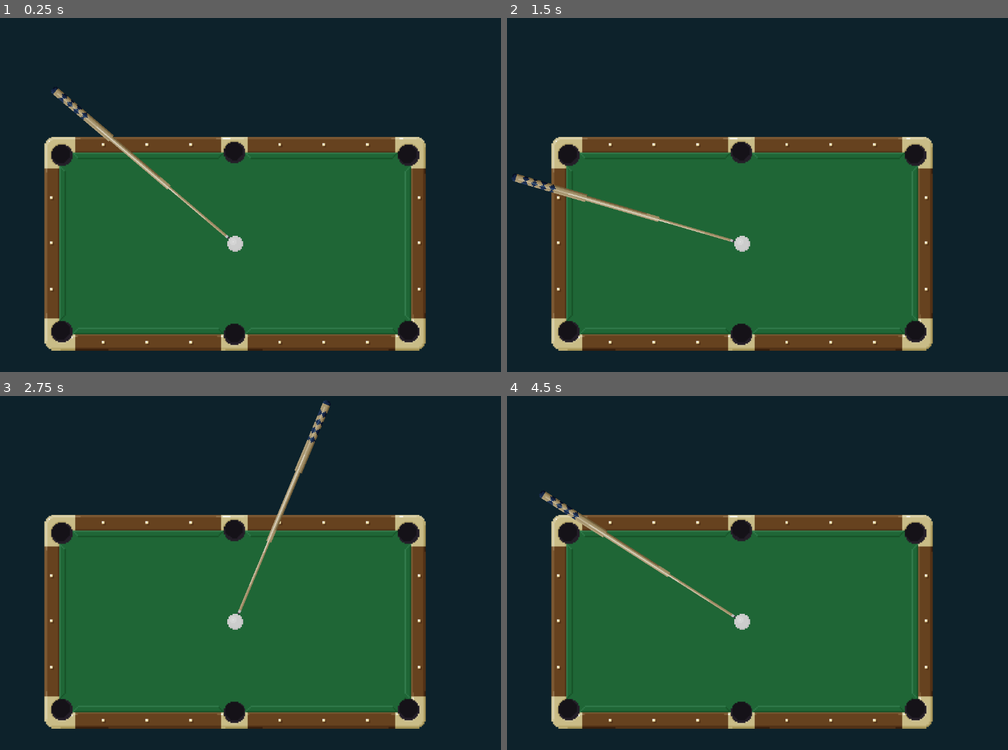
Above: before the commit, frames 1-4 (two rows, left to right).
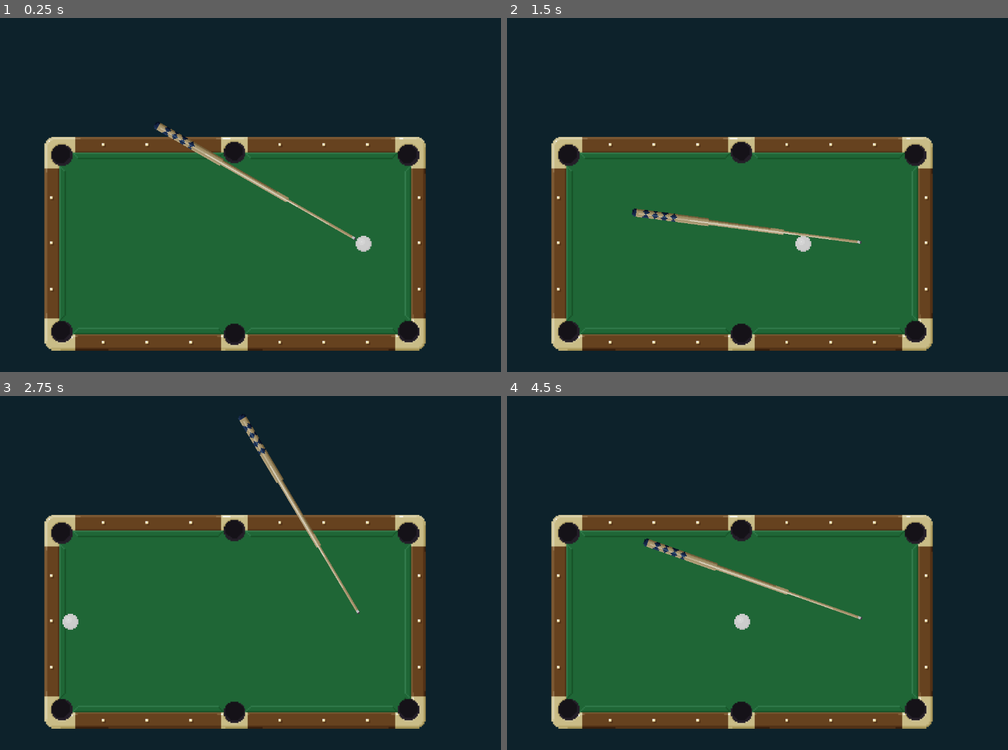
Above: after the commit, the same moments.

Repository: mamu7211/billard-game
Game: Godot game, scene res://scenes/table.tscn
Same seed, same stepped clock (60 frames per second), same inputs: the game is played once before the commit and once after it.
Inputs (mouse positions are in pixels of both pictures, inside the frame that each line leads up to):
- Up to frame 1 (0.25 s): no input
- Up to frame 2 (1.5 s): tap Enter at 0.5 s; move the mouse to (857, 177) at 0.52 s; click (857, 177) at 0.67 s; move the mouse to (637, 212) at 1.27 s; click (637, 212) at 1.42 s
- Up to frame 3 (2.75 s): move the mouse to (290, 495) at 2.02 s; click (290, 495) at 2.17 s
- Up to frame 4 (4.5 s): move the mouse to (717, 643) at 2.77 s; click (717, 643) at 2.92 s; tap Space at 3.5 s; move the mouse to (902, 626) at 3.52 s; click (902, 626) at 3.67 s; tap Escape at 4.15 s; move the mouse to (582, 519) at 4.27 s; click (582, 519) at 4.42 s

The runs differ from the first frame. In frame 1, 1.6% of the frame differs, in the area x 10-75%, y 19-67%; in frame 2, 1.5%; in frame 3, 1.6%; in frame 4, 1.4%.
Error before the commit: Invalid get index 'position' (on base: 'null instance'). (res://scripts/table.gd:6)
Error after the commit: Attempt to call function 'apply_impulse' in base 'null instance' on a null instance. (res://scripts/table.gd:11)

Commit message:
Refactors scenes and nodes.

Diff:
--- a/project/project.godot
+++ b/project/project.godot
@@ -24,6 +24,10 @@
 window/size/width=1200
 window/size/height=800
 
+[physics]
+
+2d/default_gravity_vector=Vector2( 0, 0 )
+
 [rendering]
 
 quality/driver/driver_name="GLES2"
--- /dev/null
+++ b/project/scenes/ball.tscn
@@ -0,0 +1,17 @@
+[gd_scene load_steps=4 format=2]
+
+[ext_resource path="res://scripts/ball.gd" type="Script" id=1]
+[ext_resource path="res://images/white-ball.png" type="Texture" id=2]
+
+[sub_resource type="CircleShape2D" id=1]
+radius = 20.0
+
+[node name="Node2D" type="RigidBody2D"]
+script = ExtResource( 1 )
+
+[node name="Sprite" type="Sprite" parent="."]
+scale = Vector2( 3, 3 )
+texture = ExtResource( 2 )
+
+[node name="CollisionShape2D" type="CollisionShape2D" parent="."]
+shape = SubResource( 1 )
--- /dev/null
+++ b/project/scenes/cue.tscn
@@ -0,0 +1,14 @@
+[gd_scene load_steps=3 format=2]
+
+[ext_resource path="res://images/cue-stick.png" type="Texture" id=1]
+[ext_resource path="res://scripts/cue.gd" type="Script" id=2]
+
+[node name="cue-stick" type="Node2D"]
+position = Vector2( 560, 390 )
+
+[node name="Sprite" type="Sprite" parent="."]
+scale = Vector2( 3, 3 )
+texture = ExtResource( 1 )
+centered = false
+offset = Vector2( 7, -3 )
+script = ExtResource( 2 )
--- a/project/scenes/table.tscn
+++ b/project/scenes/table.tscn
@@ -1,15 +1,10 @@
-[gd_scene load_steps=9 format=2]
+[gd_scene load_steps=6 format=2]
 
 [ext_resource path="res://scripts/game.gd" type="Script" id=1]
 [ext_resource path="res://scripts/table.gd" type="Script" id=2]
-[ext_resource path="res://images/table.png" type="Texture" id=3]
-[ext_resource path="res://scripts/cue-stick-group.gd" type="Script" id=4]
-[ext_resource path="res://images/cue-stick.png" type="Texture" id=5]
-[ext_resource path="res://scripts/ball-group.gd" type="Script" id=6]
-[ext_resource path="res://images/white-ball.png" type="Texture" id=7]
-
-[sub_resource type="CircleShape2D" id=1]
-radius = 20.0
+[ext_resource path="res://scenes/cue.tscn" type="PackedScene" id=3]
+[ext_resource path="res://scenes/ball.tscn" type="PackedScene" id=4]
+[ext_resource path="res://images/table.png" type="Texture" id=5]
 
 [node name="game" type="Node2D"]
 script = ExtResource( 1 )
@@ -22,27 +17,22 @@
 position = Vector2( 600, 510 )
 script = ExtResource( 2 )
 
+[node name="cue-stick" parent="table" instance=ExtResource( 3 )]
+position = Vector2( 290, 0 )
+z_index = 20
+
+[node name="white-ball" parent="table" instance=ExtResource( 4 )]
+position = Vector2( 290, 0 )
+z_index = 10
+
 [node name="table-sprite" type="Sprite" parent="table"]
-scale = Vector2( 3, 3 )
-texture = ExtResource( 3 )
-
-[node name="cue-stick-group" type="Node2D" parent="table"]
-position = Vector2( 290, 0 )
-script = ExtResource( 4 )
-
-[node name="cue-stick" type="Sprite" parent="table/cue-stick-group"]
-position = Vector2( 280, 0 )
 scale = Vector2( 3, 3 )
 texture = ExtResource( 5 )
 
-[node name="ball-group" type="Node2D" parent="table"]
-script = ExtResource( 6 )
+[node name="wall-group" type="StaticBody2D" parent="table"]
 
-[node name="KinematicBody2D" type="KinematicBody2D" parent="table/ball-group"]
+[node name="CollisionPolygon2D" type="CollisionPolygon2D" parent="table/wall-group"]
+build_mode = 1
+polygon = PoolVector2Array( 40, -190, 340, -190, 370, -220, 400, -220, 410, -210, 410, -180, 380, -150, 380, 160, 413, 184, 383, 223, 350, 190, 40, 190, 22, 204, 19, 230, -20, 230, -23, 204, -40, 190, -360, 190, -380, 220, -410, 220, -420, 210, -390, 160, -390, -170, -410, -190, -410, -220, -380, -220, -350, -190, -40, -190, -20, -210, -20, -230, 0, -230, 0, -410, 0, -410, -660, -410, -660, 380, 590, 380, 600, -410, 0, -410, 0, -230, 20, -230, 20, -210 )
 
-[node name="Sprite" type="Sprite" parent="table/ball-group/KinematicBody2D"]
-scale = Vector2( 3, 3 )
-texture = ExtResource( 7 )
-
-[node name="CollisionShape2D" type="CollisionShape2D" parent="table/ball-group/KinematicBody2D"]
-shape = SubResource( 1 )
+[connection signal="reset_sig" from="." to="table" method="_on_game_reset_sig"]
--- a/project/scripts/ball-group.gd
+++ /dev/null
@@ -1,16 +0,0 @@
-extends Node2D
-
-# Declare member variables here. Examples:
-# var a = 2
-# var b = "text"
-
-# Called when the node enters the scene tree for the first time.
-func _ready():
-	connect("reset_sig",self,"reset_sig_handler",[get_node("root")])
-
-# Called every frame. 'delta' is the elapsed time since the previous frame.
-#func _process(delta):
-#	pass
-
-func reset_sig_handler():
-	print("Reset received...")
--- /dev/null
+++ b/project/scripts/ball.gd
@@ -0,0 +1,3 @@
+extends RigidBody2D
+
+var initial_position : Vector2 = Vector2()
--- a/project/scripts/cue-stick-group.gd
+++ /dev/null
@@ -1,6 +0,0 @@
-extends Node2D
-
-func _process(delta):
-
-	position = get_parent().poi
-	rotation = get_parent().get_local_mouse_position().angle_to_point(position)
--- /dev/null
+++ b/project/scripts/cue.gd
@@ -0,0 +1,12 @@
+extends Node2D
+
+# Declare member variables here. Examples:
+# var a = 2
+# var b = "text"
+
+# Called when the node enters the scene tree for the first time.
+func _ready():
+	pass # Replace with function body.
+
+func _process(delta):
+	rotation = get_parent().get_local_mouse_position().angle()
--- a/project/scripts/game.gd
+++ b/project/scripts/game.gd
@@ -3,18 +3,20 @@
 signal reset_sig
 
 var reset : bool = true
+var poi : Vector2 = Vector2()
 
 func _ready():
-	pass # Replace with function body.
+	reset = false
 
 # Called every frame. 'delta' is the elapsed time since the previous frame.
 func _process(delta):
 	if reset:
+		print("Emitting reset signal.")
 		emit_signal("reset_sig")
 		reset = false
 
-
 func _unhandled_input(event):
-    if event is InputEventKey:
-        if event.pressed and event.scancode == KEY_ESCAPE:
-            reset = true
+	if event is InputEventKey:
+		if event.pressed and event.scancode == KEY_ESCAPE:
+			print("Resetting Game.")
+			reset = true
--- a/project/scripts/table.gd
+++ b/project/scripts/table.gd
@@ -1,6 +1,18 @@
 extends Node2D
 
-var poi : Vector2 = Vector2()
+var ball_scene = preload("res://scenes/ball.tscn") # Will load when parsing the script.
 
-func _process(delta):
-	poi = find_node("white-ball").position
+func _input(event):
+	if event is InputEventMouseButton:
+			print("Applying force...")
+			var ball : RigidBody2D = find_node("white-ball")
+			var direction = Vector2(-1,0);
+			var impulse = direction * 100;
+			ball.apply_impulse(Vector2(),impulse)
+
+func _on_game_reset_sig():
+	var ball = find_node("white-ball")
+	ball.queue_free()
+	remove_child(ball)
+	add_child(ball_scene.instance())
+#	var newBall = instance
